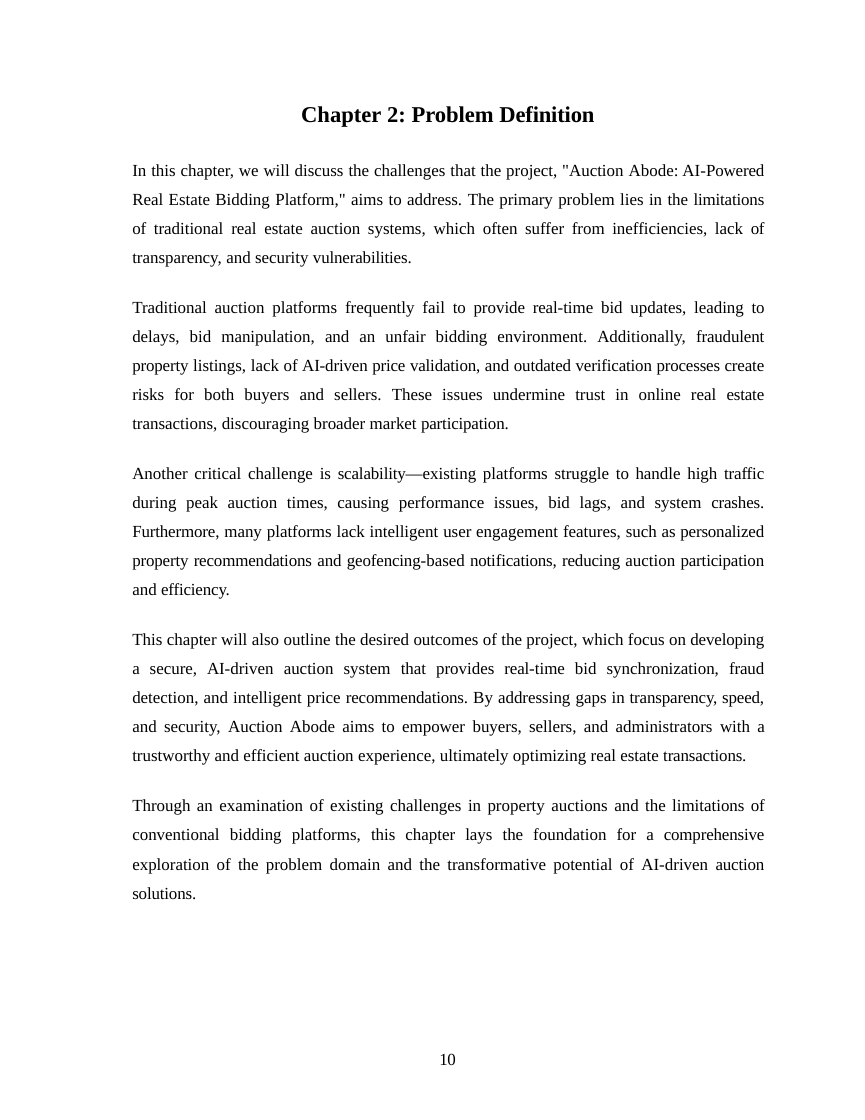
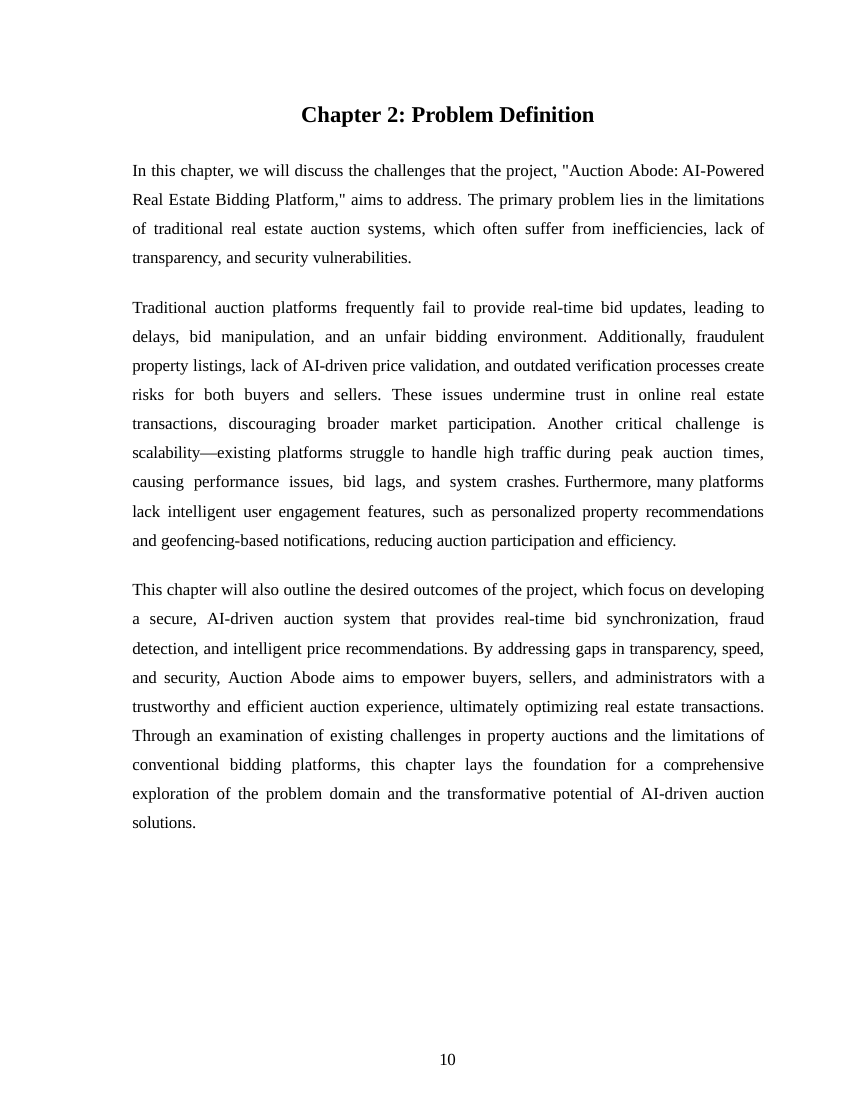
Before and after one commit to Hasnain-malikk/Auction-abode-frontend, a slide deck: slide 19 of Final Docu Auction.pptx. Drawn at 865x1120 pixels with LibreOffice and Linux fonts; fonts in the diff are those of the drawing. Boxes give left, top, right and bottom in pixels: in the first picture for what was removed or moved away, otherwise in the second. Text is boxed around its words. In the diff, an @@ line names an element or a change of style, - is before the commit and + after.

```diff
--- a/Final Docu Auction.pptx
+++ b/Final Docu Auction.pptx
@@ text at bbox=[132, 301, 765, 828]: text changed @@
-Traditional auction platforms frequently fail to provide real-time bid updates, leading to delays, bid manipulation, and an unfair bidding environment. Additionally, fraudulent property listings, lack of AI-driven price validation, and outdated verification processes create risks for both buyers and sellers. These issues undermine trust in online real estate transactions, discouraging broader market participation.
-Another critical challenge is scalability—existing platforms struggle to handle high traffic during peak auction times, causing performance issues, bid lags, and system crashes. Furthermore, many platforms lack intelligent user engagement features, such as personalized property recommendations and geofencing-based notifications, reducing auction participation and efficiency.
-This chapter will also outline the desired outcomes of the project, which focus on developing a secure, AI-driven auction system that provides real-time bid synchronization, fraud detection, and intelligent price recommendations. By addressing gaps in transparency, speed, and security, Auction Abode aims to empower buyers, sellers, and administrators with a trustworthy and efficient auction experience, ultimately optimizing real estate transactions.
-Through an examination of existing challenges in property auctions and the limitations of conventional bidding platforms, this chapter lays the foundation for a comprehensive exploration of the problem domain and the transformative potential of AI-driven auction solutions.
+Traditional auction platforms frequently fail to provide real-time bid updates, leading to delays, bid manipulation, and an unfair bidding environment. Additionally, fraudulent property listings, lack of AI-driven price validation, and outdated verification processes create risks for both buyers and sellers. These issues undermine trust in online real estate transactions, discouraging broader market participation. Another critical challenge is scalability—existing platforms struggle to handle high traffic during peak auction times, causing performance issues, bid lags, and system crashes. Furthermore, many platforms lack intelligent user engagement features, such as personalized property recommendations and geofencing-based notifications, reducing auction participation and efficiency.
+This chapter will also outline the desired outcomes of the project, which focus on developing a secure, AI-driven auction system that provides real-time bid synchronization, fraud detection, and intelligent price recommendations. By addressing gaps in transparency, speed, and security, Auction Abode aims to empower buyers, sellers, and administrators with a trustworthy and efficient auction experience, ultimately optimizing real estate transactions. Through an examination of existing challenges in property auctions and the limitations of conventional bidding platforms, this chapter lays the foundation for a comprehensive exploration of the problem domain and the transformative potential of AI-driven auction solutions.
```
Also in this commit, not shown: 47 other slides changed, 2 other files.
